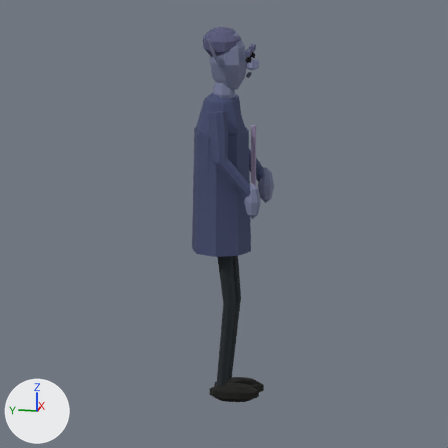
Renders of the Blender file characters/quillan-3d/quillan.blend from each side of a commit.
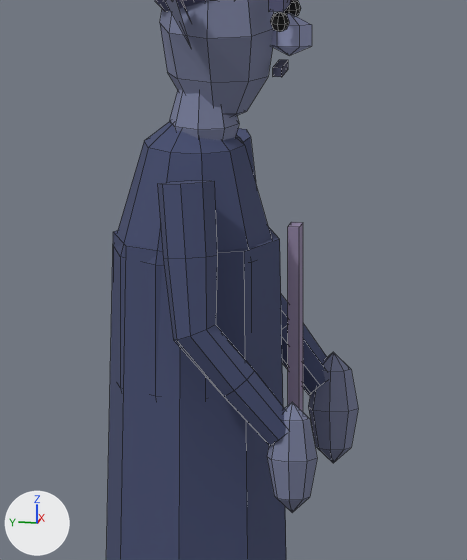
Each version is shown from the file's camera 'Camera', then close up on the part from 35% to 69% of the width and 12% to 52% of the height. The lights are fixed; the arrows at lower left show +X, +Y and +Z. The older version's two pictures come first. The close-ups show mesh edges as thin lines.

Script lines for the objects in view, before the commit:
```python
me_sphere_083 = bpy.data.meshes.new('Sphere.083')
me_sphere_083.from_pydata(...)  # 634 vertices, 672 faces; spans x -0.37..0.37, y -0.34..0.25, z 0.0..2.98
me_sphere_083.materials.append(mat_quillan_nearest_palette)  # picture img_quillan_original_palette
ob_quillanskin = bpy.data.objects.new('QuillanSkin', me_sphere_083)
ob_quillanskin.location = (0.0, 0.0, 0.0)
```
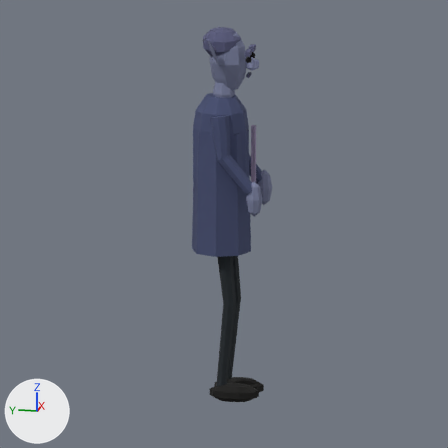
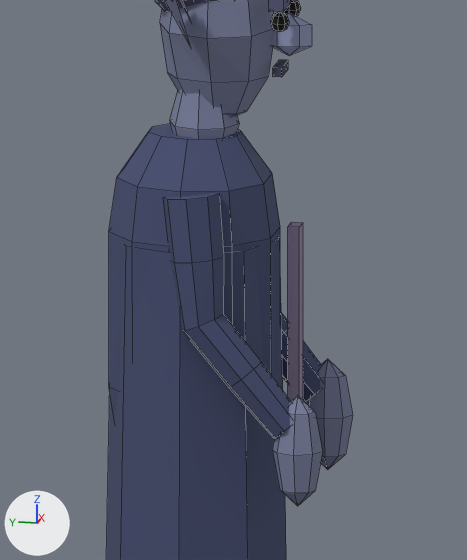
Location of each change, (x1, y1, x2, y2) in pixels of the close-ups (467 x 560 px; the box of a moved part takes in the faces that stretch with it):
```json
{"object": "QuillanSkin", "change": "reshaped", "before": [106, 0, 358, 560], "after": [106, 0, 353, 560]}
{"part": 1, "of": "me_sphere_083", "change": "rebuilt", "before": [114, 121, 272, 397], "after": [109, 124, 280, 419]}
{"part": 2, "of": "me_sphere_083", "change": "moved or reshaped", "before": [158, 128, 358, 513], "after": [163, 193, 353, 506]}
```

Edits to the scene script, one JSON object a line:
```json
{"block": "me_sphere_083", "where": "# used by ob_quillanskin; location = (0.0, 0.0, 0.0)"}
{"op": "remove", "block": "me_sphere_083", "code": "me_sphere_083.from_pydata(...)  # 634 vertices, 672 faces; spans x -0.37..0.37, y -0.34..0.25, z 0.0..2.98"}
{"op": "add", "block": "me_sphere_083", "code": "me_sphere_083.from_pydata(...)  # 642 vertices, 664 faces; spans x -0.28..0.28, y -0.34..0.25, z 0.0..2.98"}
{"block": "me_sphere_083", "change": "me_sphere_083 part 1: the loose piece of 42 vertices spanning x -0.19..0.19, y -0.18..0.23, z 1.4..2.51 is rebuilt with 50 vertices and now spans x -0.21..0.21, y -0.18..0.23, z 1.57..2.43"}
{"block": "me_sphere_083", "change": "me_sphere_083 part 2"}
{"block": "me_sphere_083", "change": "76 vertices are removed from x -0.37..0.37, y -0.29..0.07, z 1.69..2.37"}
{"block": "me_sphere_083", "change": "132 faces are deleted"}
{"block": "me_sphere_083", "change": "8 vertices in x 0.28, y -0.34..-0.22, z 1.51..1.8 move by (-0.07, 0.0, 0.0)"}
{"block": "me_sphere_083", "change": "8 vertices in x -0.28, y -0.34..-0.22, z 1.51..1.8 move by (0.07, 0.0, 0.0)"}
{"block": "me_sphere_083", "change": "5 vertices in x 0.25..0.26, y -0.31..-0.12, z 1.56..1.83 move by (-0.02, 0.0, 0.0)"}
{"block": "me_sphere_083", "change": "5 vertices in x -0.26..-0.25, y -0.31..-0.12, z 1.56..1.83 move by (0.02, 0.0, 0.0)"}
{"block": "me_sphere_083", "change": "4 vertices in x 0.31, y -0.31..-0.25, z 1.56..1.76 move by (-0.13, 0.0, 0.0)"}
{"block": "me_sphere_083", "change": "4 vertices in x 0.32, y -0.33..-0.23, z 1.56..1.76 move by (-0.15, 0.0, 0.0)"}
{"block": "me_sphere_083", "change": "12 vertices move from x -0.33..0.34, y -0.33..-0.23, z 1.56..1.76 to x -0.26..0.26, y -0.33..-0.23, z 1.56..1.76"}
{"block": "me_sphere_083", "change": "70 vertices are added at x -0.26..0.26, y -0.29..0.07, z 1.69..2.32"}
{"block": "me_sphere_083", "change": "6 new vertices lie (0.05, 0.02, 0.0) away from vertices in x -0.24..0.19, y -0.09..0.05, z 2.14..2.31"}
{"block": "me_sphere_083", "change": "132 new faces join them"}
```
